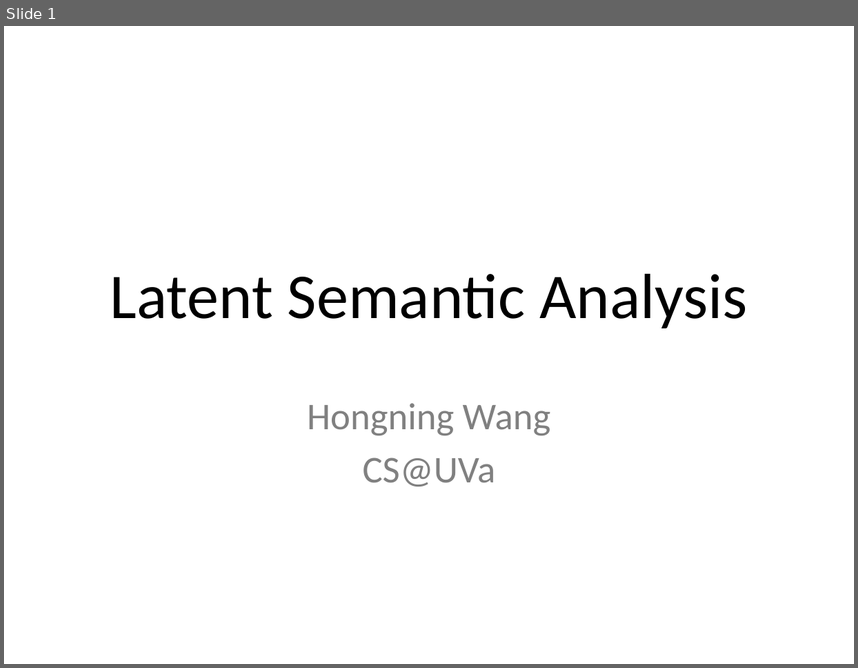
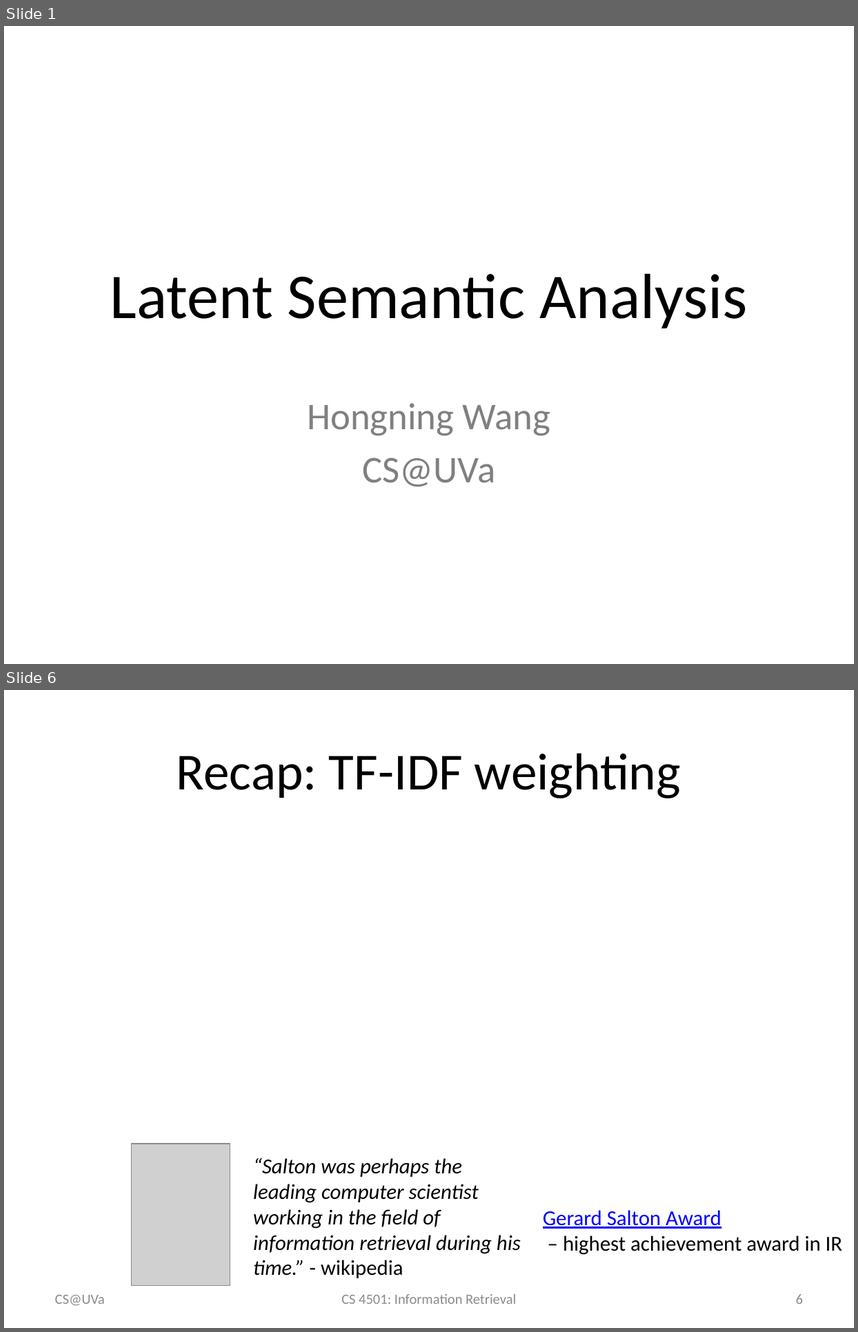
Before and after one commit to wang296/IR2015, a slide deck: docs/Latent Semantic Analysis.pptx. Shown one above the other, each under a label of ours: slide 1 before the commit, slides 1 and 6 after it; the slides between them are not shown. The pictures are 858x668 and 858x1332 pixels, drawn with LibreOffice and Linux fonts; fonts in the diff are those of the drawing; grey boxes stand for pictures. Boxes give left, top, right and bottom in pixels: in the first picture for what was removed or moved away, otherwise in the second. Text is boxed around its words. In the diff, an @@ line names an element or a change of style, - is before the commit and + after.

```diff
--- a/docs/Latent Semantic Analysis.pptx
+++ b/docs/Latent Semantic Analysis.pptx
@@ slide 6 added at <box>4,690,854,1328</box>, background #FFFFFF @@
@@ title added at <box>176,753,681,798</box>, 44 pt, text #000000 @@
+Recap: TF-IDF weighting
@@ picture added at <box>132,1143,230,1285</box> @@
@@ text added at <box>253,1158,521,1278</box>, 18 pt, text #000000, italic @@
+“Salton was perhaps the leading computer scientist working in the field of information retrieval during his time.” - wikipedia
@@ text added at <box>543,1210,842,1254</box>, 18 pt, text #000000 @@
+Gerard Salton Award
+– highest achievement award in IR
@@ text added at <box>55,1294,105,1305</box>, 12 pt, text #8C8C8C @@
+CS@UVa
@@ text added at <box>341,1294,516,1303</box>, 12 pt, text #8C8C8C @@
+CS 4501: Information Retrieval
@@ page number added at <box>796,1294,803,1303</box>, 12 pt, text #8C8C8C @@
+6
```
Also in this commit, not shown: 22 slides changed, 6 other slides added, 4 other files.
